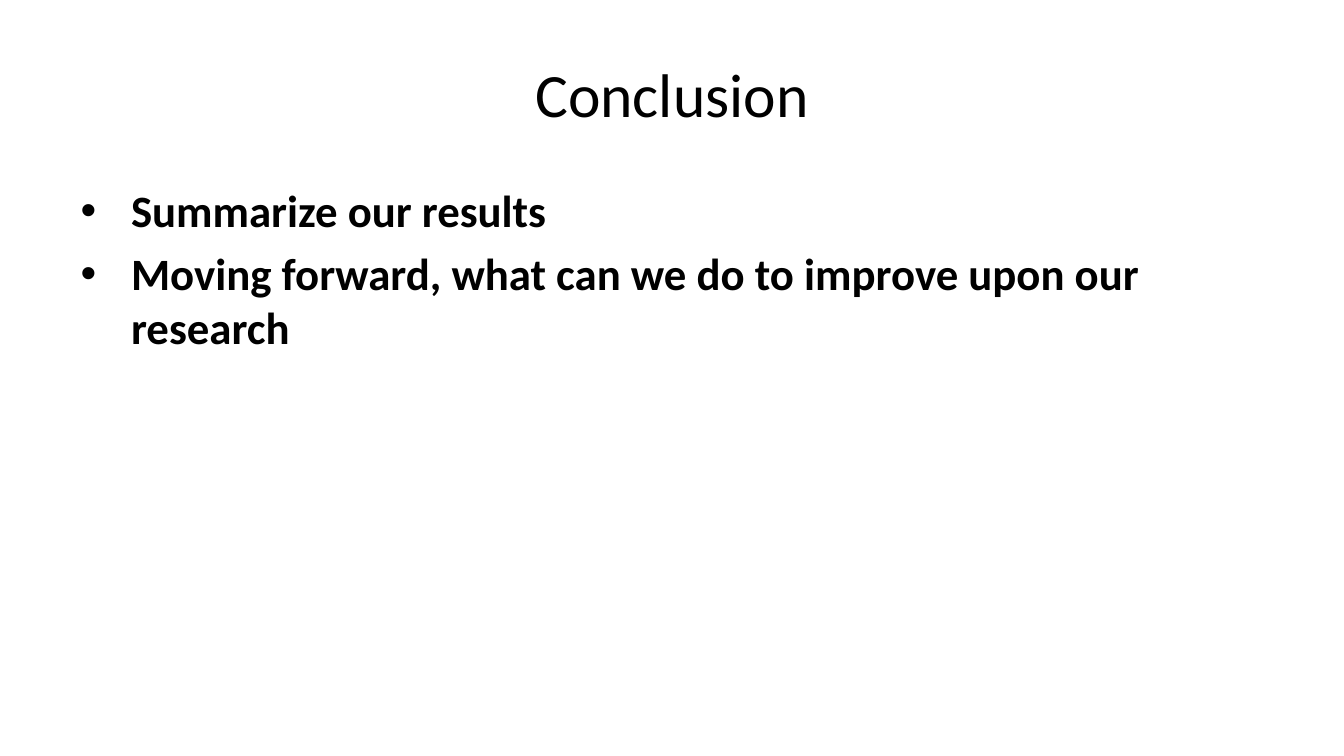
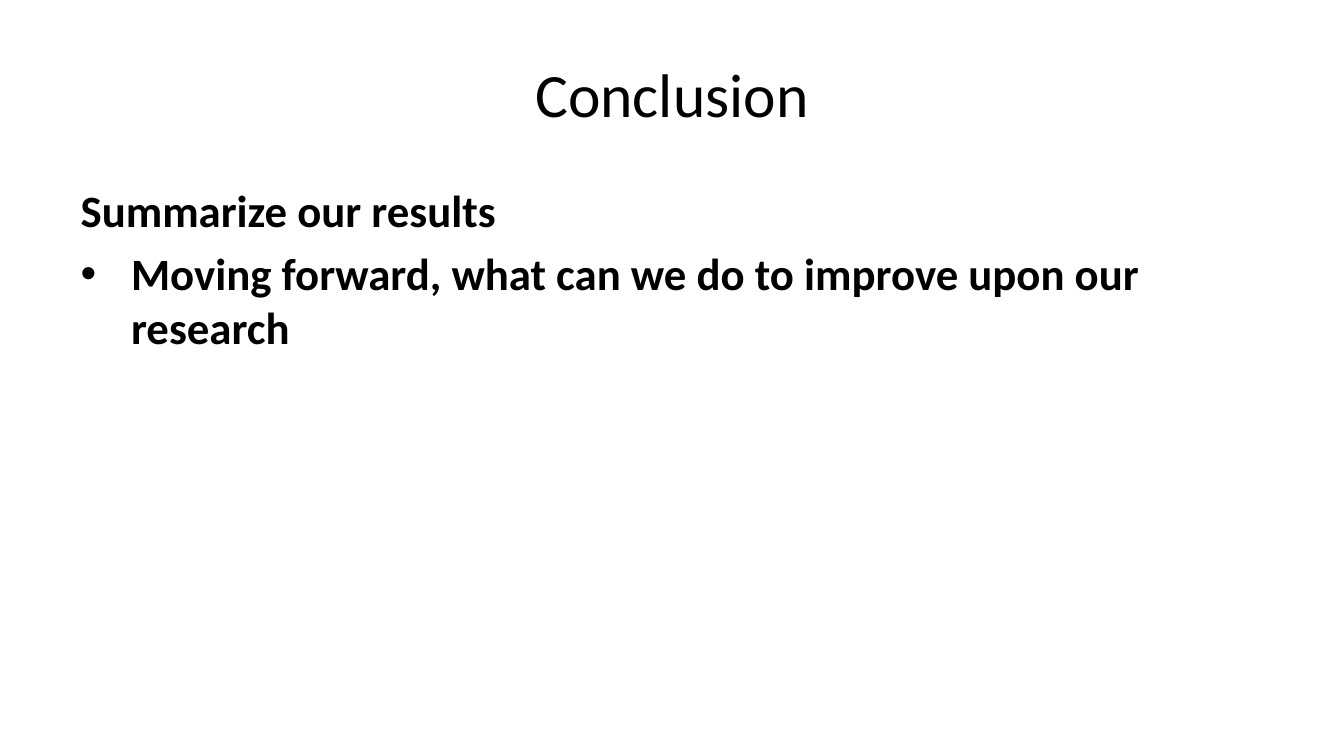
Before and after one commit to dylpickle123780/STAT489_Research_Project, a slide deck: slide 6 of presentation/final-presentation.pptx. Drawn at 1344x756 pixels with LibreOffice and Linux fonts; fonts in the diff are those of the drawing. Boxes give left, top, right and bottom in pixels: in the first picture for what was removed or moved away, otherwise in the second. Text is boxed around its words. In the diff, an @@ line names an element or a change of style, - is before the commit and + after.

```diff
--- a/presentation/final-presentation.pptx
+++ b/presentation/final-presentation.pptx
@@ text at (x1=81, y1=195, x2=495, y2=228): bullet • to none; more space between paragraphs @@
```
Also in this commit, not shown: 3 other slides changed, 1 other file.
